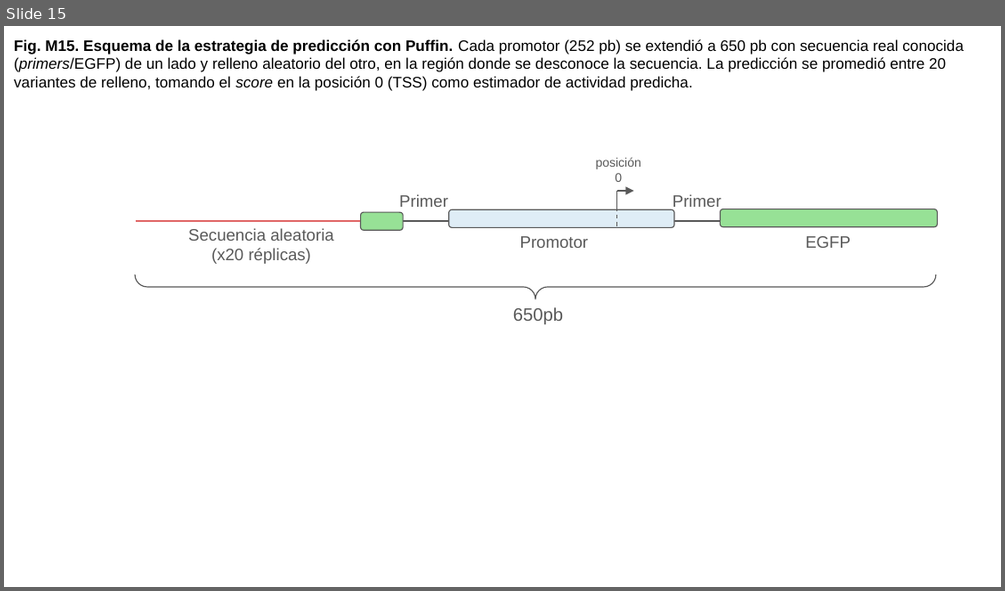
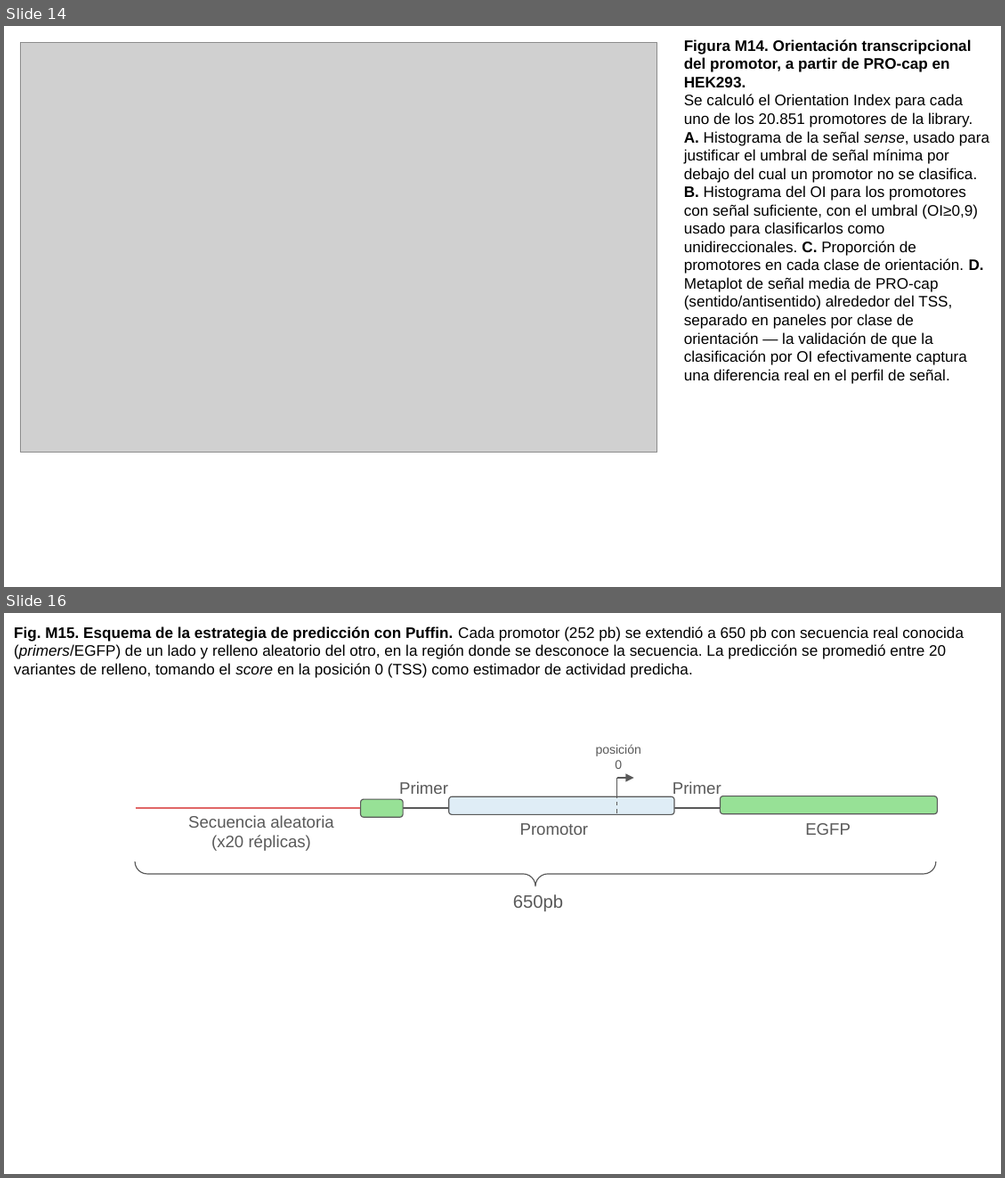
Before and after one commit to martin-iungman/TesisDoc, a slide deck: docs/Fig MyM.pptx. Shown one above the other, each under a label of ours: slide 15 before the commit, slides 14 and 16 after it; the slides between them are not shown. The pictures are 1005x591 and 1005x1178 pixels, drawn with LibreOffice and Linux fonts; fonts in the diff are those of the drawing; grey boxes stand for pictures. Boxes give left, top, right and bottom in pixels: in the first picture for what was removed or moved away, otherwise in the second. Text is boxed around its words. In the diff, an @@ line names an element or a change of style, - is before the commit and + after.

```diff
--- a/docs/Fig MyM.pptx
+++ b/docs/Fig MyM.pptx
@@ slide 14 added at (4, 26, 1001, 587), background #FFFFFF @@
@@ picture added at (21, 43, 658, 452) @@
@@ text added at (684, 39, 989, 384), 11 pt, text #000000 @@
+Figura M14. Orientación transcripcional del promotor, a partir de PRO-cap en HEK293.
+Se calculó el Orientation Index para cada uno de los 20.851 promotores de la library. A. Histograma de la señal sense, usado para justificar el umbral de señal mínima por debajo del cual un promotor no se clasifica. B. Histograma del OI para los promotores con señal suficiente, con el umbral (OI≥0,9) usado para clasificarlos como unidireccionales. C. Proporción de promotores en cada clase de orientación. D. Metaplot de señal media de PRO-cap (sentido/antisentido) alrededor del TSS, separado en paneles por clase de orientación — la validación de que la clasificación por OI efectivamente captura una diferencia real en el perfil de señal.
@@ what was slide 15 is now slide 16 @@
```
Also in this commit, not shown: 1 other slide added, 1 slide removed.
